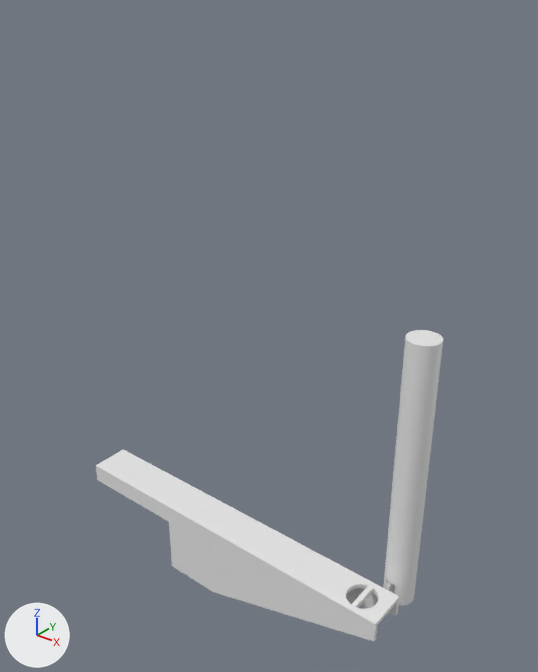
Two versions of the Blender file table tennis net holder.blend, one commit apart.
Both versions are drawn from a 50 mm lens placed at (28.8, -20.7, 25.5), pointed at (10.0, 2.9, 10.9). Arrows for +X, +Y and +Z are at lower left; the lights stay in place.
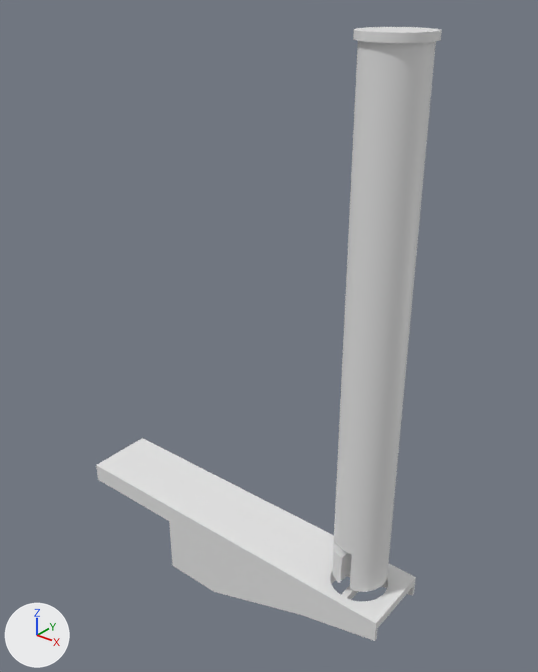
Pixel boxes [x1, y1, x2, y2] of what changed, in the pictures (538 x 672 px):
```json
{"object": "Cylinder", "change": "moved, rescaled", "before": [383, 330, 443, 606], "after": [332, 27, 442, 592], "on screen": "82% wider, 104% taller"}
{"object": "Cube", "change": "reshaped", "before": [96, 449, 399, 641], "after": [96, 438, 416, 641]}
```

Edits to the scene script, one JSON object a line:
```json
{"block": "me_cube_001", "where": "# used by ob_cube; location = (0.0, 0.0, 0.0)"}
{"op": "remove", "block": "me_cube_001", "code": "me_cube_001.from_pydata(...)  # 114 vertices, 84 faces; spans x 0.0..18.0, y 0.0..2.0, z -3.0..1.0"}
{"op": "add", "block": "me_cube_001", "code": "me_cube_001.from_pydata(...)  # 120 vertices, 88 faces; spans x 0.0..18.0, y 0.0..3.5, z -3.0..1.0"}
{"block": "me_cube_001", "change": "me_cube_001 part 1"}
{"block": "me_cube_001", "change": "98 vertices are removed from x 0.0..18.0, y 0.0..2.0, z -3.0..1.0"}
{"block": "me_cube_001", "change": "83 faces are deleted"}
{"block": "me_cube_001", "change": "46 vertices are added at x 0.0..18.0, y 0.0..3.5, z -3.0..1.0"}
{"block": "me_cube_001", "change": "6 new vertices lie (0.0, 3.1, 0.0) away from vertices in x 0.0..18.0, y 0.2, z -3.0..1.0"}
{"block": "me_cube_001", "change": "8 new vertices lie (5.6, 0.0, 0.0) away from vertices in x 0.0, y 0.0..3.5, z 0.0..1.0"}
{"block": "me_cube_001", "change": "6 new vertices lie (0.0, 0.0, -0.4) away from vertices in x 14.8..18.0, y 0.0..3.5, z 1.0"}
{"block": "me_cube_001", "change": "8 new vertices lie (-3.9, 0.0, 0.0) away from vertices in x 18.0, y 0.0..3.5, z 0.6..1.0"}
{"block": "me_cube_001", "change": "30 new vertices lie (0.0, 0.0, 0.4) away from vertices in x 14.8..17.4, y 0.5..3.0, z 0.6"}
{"block": "me_cube_001", "change": "87 new faces join them"}
{"op": "set", "path": "ob_cylinder.location", "old": "(17.44, 3.05, 1.0)", "new": "(16.09, 1.74, 3.27)"}
{"op": "set", "path": "ob_cylinder.scale", "old": "(0.713, 0.713, 1.0)", "new": "(1.23, 1.23, 1.72)"}
```
